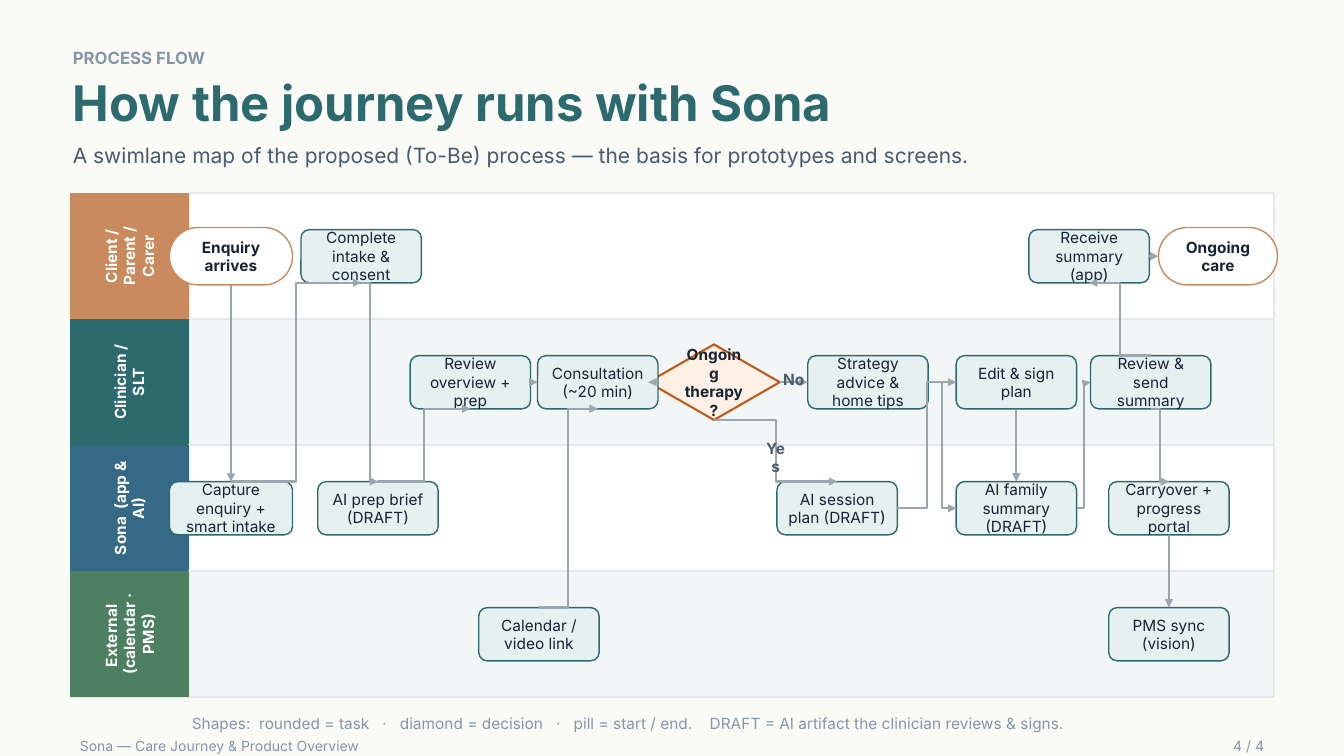
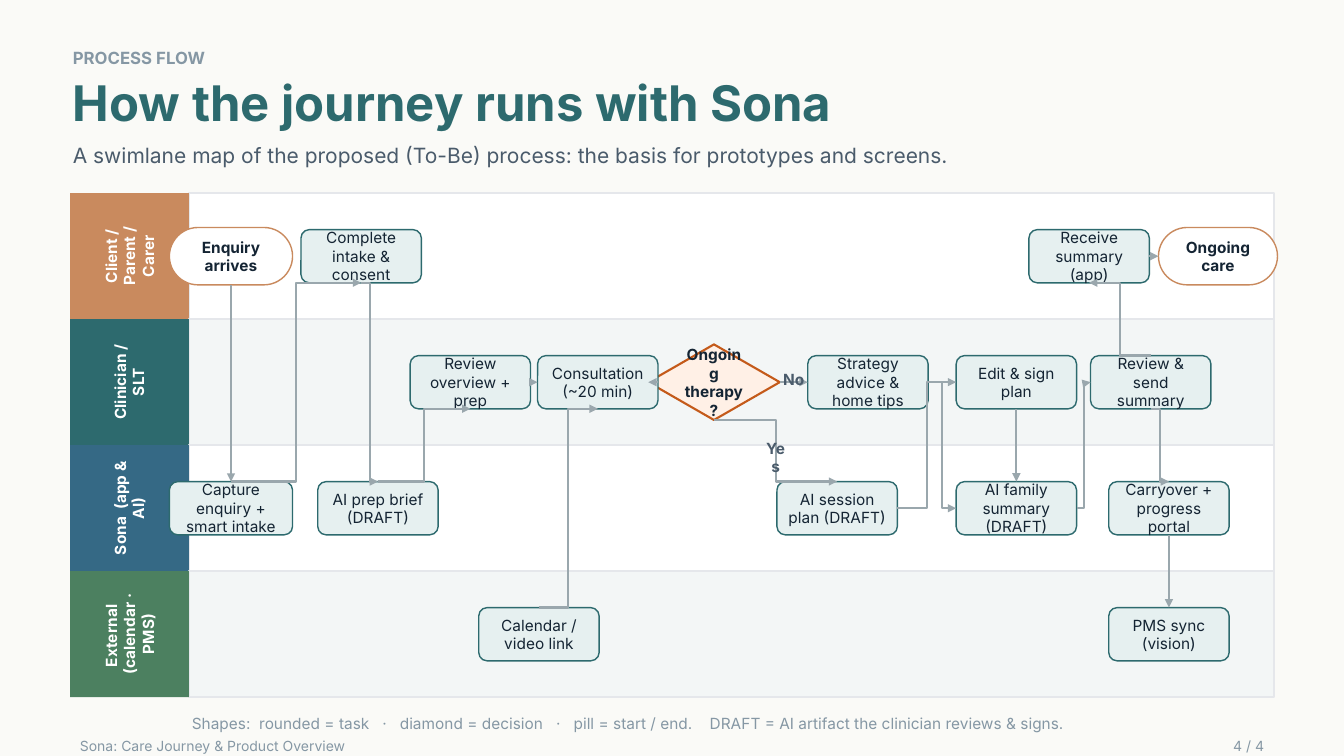
Before and after one commit to devuplabs/speech-mvp, a slide deck: slide 4 of docs/design/Sona_Care_Journey_Deck.pptx. Drawn at 1344x756 pixels with LibreOffice and Linux fonts; fonts in the diff are those of the drawing. Boxes give left, top, right and bottom in pixels: in the first picture for what was removed or moved away, otherwise in the second. Text is boxed around its words. In the diff, an @@ line names an element or a change of style, - is before the commit and + after.

```diff
--- a/docs/design/Sona_Care_Journey_Deck.pptx
+++ b/docs/design/Sona_Care_Journey_Deck.pptx
@@ text at (73, 146, 948, 168): text changed @@
-A swimlane map of the proposed (To-Be) process — the basis for prototypes and screens.
+A swimlane map of the proposed (To-Be) process: the basis for prototypes and screens.
@@ text at (80, 741, 345, 754): text changed @@
-Sona — Care Journey & Product Overview
+Sona: Care Journey & Product Overview
```
Also in this commit, not shown: 3 other slides changed, 3 other files.
